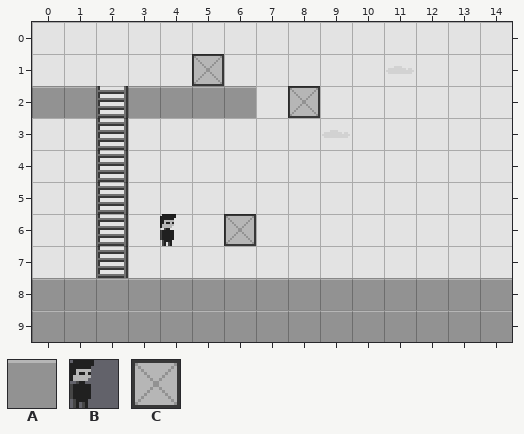
A Tiled map gets an edit: game/levels/level_0.tmx. The picture above was drawn from the file before the commit.
Cells are 16x16 px. Shown: x 0..14, y 0..9.
Key: from "sprites-scetch": A 0, B 4, C 9.
_ is an empty cell.
Layers that did not change in this view are not listed.
Layer "objects" before, first column x 0:
 0 _______________
 1 _____C_________
 2 ________C______
 3 _______________
 4 _______________
 5 _______________
 6 ____B_C________
 7 _______________
 8 _____AAAAA_____
 9 _______________
Now the later version:
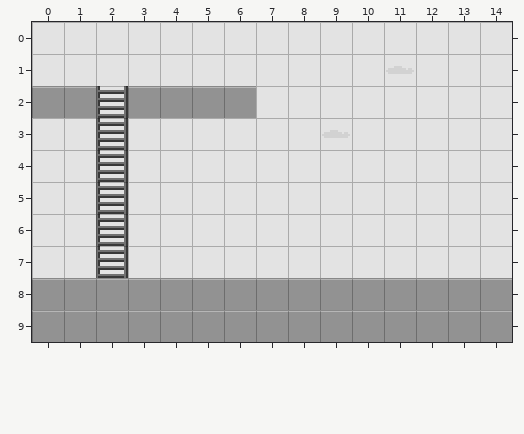
What changed:
Layer "objects" (now hidden):
The edit erases tile B in row 6 at x 4.
The edit erases tile C in row 1 at x 5; in row 2 at x 8; in row 6 at x 6.
Where, in picture pixels (left, top, right, bottom), the same in both pictures:
removed: (192, 54, 224, 86)
removed: (288, 86, 320, 118)
removed: (160, 214, 176, 246)
removed: (224, 214, 256, 246)
